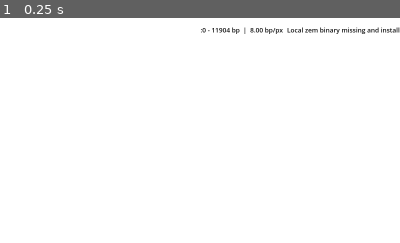
Above: before the commit, frame 1.
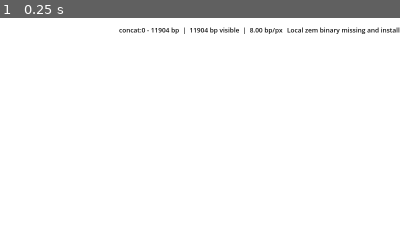
Above: after the commit, the same moment.

Repository: martinghunt/seqhiker
Game: Godot game, scene res://scenes/Main.tscn
The game is run twice, just before and just after one commit, with the same random seed, the same clock (stepped at 60 frames per second) and the same inputs.
Inputs:
- Up to frame 1 (0.25 s): no input
The pictures show only the part of the screen within x 40-90%, y 0-50%; the shares and areas given below are measured in that part.

The runs differ from the first frame. In frame 1, 0.5% of the frame differs, in the area x 29-71%, y 4-8%.

Commit message:
Improve seq name and coords text at top right

Diff:
--- a/scripts/genome_view.gd
+++ b/scripts/genome_view.gd
@@ -8,6 +8,7 @@
 signal track_order_changed(order: PackedStringArray)
 signal track_visibility_changed(track_id: String, visible: bool)
 signal region_selected(start_bp: int, end_bp: int)
+signal region_selection_changed(active: bool, start_bp: int, end_bp: int)
 
 const AA_ROW_H := 26.0
 const AA_ROW_GAP := 3.0
@@ -503,6 +504,8 @@
 		return
 	var bp0 := mini(_region_select_start_edge, _region_select_end_edge)
 	var bp1 := maxi(_region_select_start_edge, _region_select_end_edge)
+	if bp1 <= bp0:
+		return
 	var x0 := clampf(_bp_to_screen_edge(bp0), TRACK_LEFT_PAD, size.x - TRACK_RIGHT_PAD)
 	var x1 := clampf(_bp_to_screen_edge(bp1), TRACK_LEFT_PAD, size.x - TRACK_RIGHT_PAD)
 	var w := maxf(1.0, x1 - x0)
@@ -1549,15 +1552,15 @@
 					emit_signal("feature_clicked", hit_any["feature"])
 					accept_event()
 					return
-		if _can_start_region_selection(mouse_pos):
-			var edge := _x_to_bp_edge(mouse_pos.x)
-			_region_select_dragging = true
-			_region_select_has_selection = true
-			_region_select_start_edge = edge
-			_region_select_end_edge = edge
-			queue_redraw()
-			accept_event()
-			return
+			if _can_start_region_selection(mouse_pos):
+				var edge := _x_to_bp_edge(mouse_pos.x)
+				_region_select_dragging = true
+				_region_select_has_selection = false
+				_region_select_start_edge = edge
+				_region_select_end_edge = edge
+				queue_redraw()
+				accept_event()
+				return
 	elif event is InputEventMouseButton and event.button_index == MOUSE_BUTTON_LEFT and not event.pressed:
 		if _track_drag_active:
 			var from_idx := _track_order.find(_track_drag_track_id)
@@ -1576,13 +1579,7 @@
 			accept_event()
 			return
 		if _region_select_dragging:
-			_region_select_dragging = false
-			var bp0 := mini(_region_select_start_edge, _region_select_end_edge)
-			var bp1 := maxi(_region_select_start_edge, _region_select_end_edge)
-			if bp1 <= bp0:
-				_region_select_has_selection = false
-			else:
-				emit_signal("region_selected", bp0, bp1)
+			_finish_region_selection_drag()
 			queue_redraw()
 			accept_event()
 			return
@@ -1592,7 +1589,22 @@
 		accept_event()
 		return
 	elif event is InputEventMouseMotion and _region_select_dragging:
+		var motion := event as InputEventMouseMotion
+		if (motion.button_mask & MOUSE_BUTTON_MASK_LEFT) == 0:
+			_finish_region_selection_drag()
+			queue_redraw()
+			accept_event()
+			return
 		_region_select_end_edge = _x_to_bp_edge(event.position.x)
+		var bp0 := mini(_region_select_start_edge, _region_select_end_edge)
+		var bp1 := maxi(_region_select_start_edge, _region_select_end_edge)
+		if bp1 > bp0:
+			var end_inclusive := bp1 - 1
+			_region_select_has_selection = true
+			emit_signal("region_selection_changed", true, bp0, end_inclusive)
+		else:
+			_region_select_has_selection = false
+			emit_signal("region_selection_changed", false, 0, 0)
 		queue_redraw()
 		accept_event()
 		return
@@ -1617,6 +1629,21 @@
 	view_start_bp = _clamp_start(view_start_bp + delta_x * bp_per_px)
 	queue_redraw()
 	_emit_viewport_changed()
+
+func _finish_region_selection_drag() -> void:
+	_region_select_dragging = false
+	var bp0 := mini(_region_select_start_edge, _region_select_end_edge)
+	var bp1 := maxi(_region_select_start_edge, _region_select_end_edge)
+	if bp1 > bp0:
+		_region_select_has_selection = true
+		_region_select_start_edge = bp0
+		_region_select_end_edge = bp1
+		var end_inclusive := bp1 - 1
+		emit_signal("region_selected", bp0, end_inclusive)
+		emit_signal("region_selection_changed", true, bp0, end_inclusive)
+	else:
+		_region_select_has_selection = false
+		emit_signal("region_selection_changed", false, 0, 0)
 
 func auto_scroll_bp(delta_bp: float) -> bool:
 	if _plot_width() <= 0:
--- a/scripts/main.gd
+++ b/scripts/main.gd
@@ -98,6 +98,9 @@
 var _last_start := 0
 var _last_end := 0
 var _last_bp_per_px := 8.0
+var _selection_active := false
+var _selection_start := 0
+var _selection_end := 0
 var _has_bam_loaded := false
 var _center_strand_scroll_pending := false
 var _has_fasta_loaded := false
@@ -246,6 +249,7 @@
 	genome_view.viewport_changed.connect(_on_viewport_changed)
 	genome_view.feature_clicked.connect(_on_feature_clicked)
 	genome_view.read_clicked.connect(_on_read_clicked)
+	genome_view.region_selection_changed.connect(_on_region_selection_changed)
 	genome_view.track_settings_requested.connect(_on_track_settings_requested)
 	genome_view.track_order_changed.connect(_on_track_order_changed)
 	genome_view.track_visibility_changed.connect(_on_track_visibility_changed)
@@ -299,7 +303,7 @@
 	_last_start = start_bp
 	_last_end = end_bp
 	_last_bp_per_px = bp_per_px
-	viewport_label.text = "%s:%d - %d bp  |  %.2f bp/px" % [_current_chr_name, start_bp, end_bp, bp_per_px]
+	viewport_label.text = _format_viewport_label(start_bp, end_bp, bp_per_px)
 	var show_aa: bool = bool(genome_view.is_track_visible(TRACK_AA))
 	var show_genome: bool = bool(genome_view.is_track_visible(TRACK_GENOME))
 	var need_reference: bool = bool(genome_view.needs_reference_data(show_aa, show_genome))
@@ -315,6 +319,55 @@
 			needs_fetch = true
 		if needs_fetch:
 			_schedule_fetch()
+
+func _format_viewport_label(start_bp: int, end_bp: int, bp_per_px: float) -> String:
+	var coord_start := start_bp
+	var coord_end := end_bp
+	var span_bp := maxi(0, end_bp - start_bp)
+	var span_text := "visible"
+	if _selection_active:
+		coord_start = _selection_start
+		coord_end = _selection_end
+		span_bp = maxi(0, _selection_end - _selection_start + 1)
+		span_text = "selected"
+	if _seq_view_mode != SEQ_VIEW_CONCAT:
+		return "%s:%d - %d bp  |  %d bp %s  |  %.2f bp/px" % [_current_chr_name, coord_start, coord_end, span_bp, span_text, bp_per_px]
+	var overlaps := _segments_overlapping(coord_start, coord_end)
+	if overlaps.is_empty():
+		return "concat:%d - %d bp  |  %d bp %s  |  %.2f bp/px" % [coord_start, coord_end, span_bp, span_text, bp_per_px]
+	if overlaps.size() == 1:
+		var seg := overlaps[0]
+		return "%s:%d - %d bp  |  %d bp %s  |  %.2f bp/px" % [
+			str(seg.get("name", "chr")),
+			int(seg.get("local_start", 0)),
+			int(seg.get("local_end", 0)),
+			span_bp,
+			span_text,
+			bp_per_px
+		]
+	var first := overlaps[0]
+	var last := overlaps[overlaps.size() - 1]
+	var prefix := "%s:%d-%d | %s:%d-%d" % [
+		str(first.get("name", "chr")),
+		int(first.get("local_start", 0)),
+		int(first.get("local_end", 0)),
+		str(last.get("name", "chr")),
+		int(last.get("local_start", 0)),
+		int(last.get("local_end", 0))
+	]
+	if overlaps.size() > 2:
+		prefix += " (+%d)" % (overlaps.size() - 2)
+	return "%s  |  %d bp %s  |  %.2f bp/px" % [prefix, span_bp, span_text, bp_per_px]
+
+func _on_region_selection_changed(active: bool, start_bp: int, end_bp: int) -> void:
+	_selection_active = active
+	if active:
+		_selection_start = mini(start_bp, end_bp)
+		_selection_end = maxi(start_bp, end_bp)
+	else:
+		_selection_start = 0
+		_selection_end = 0
+	viewport_label.text = _format_viewport_label(_last_start, _last_end, _last_bp_per_px)
 
 func _toggle_settings() -> void:
 	_settings_open = not _settings_open
